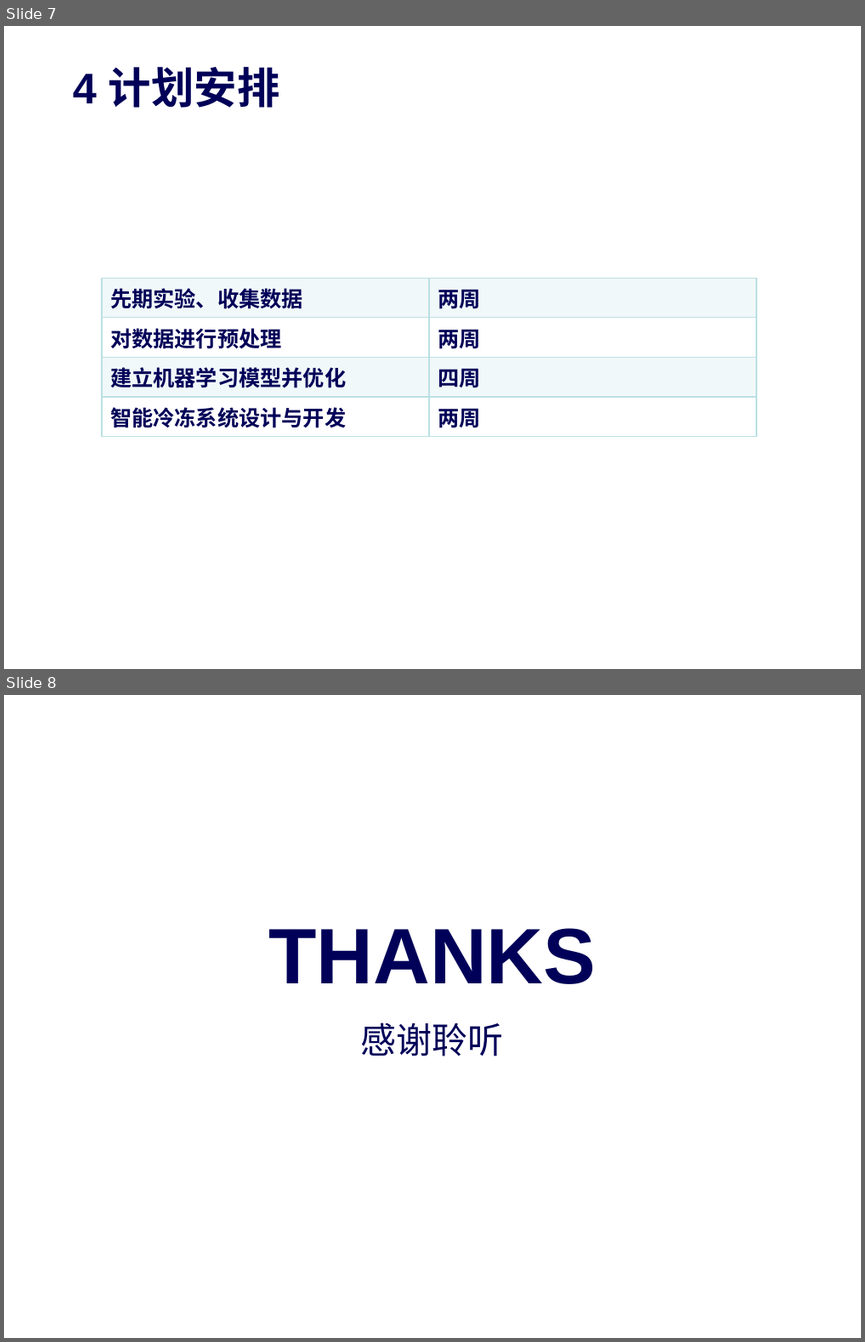
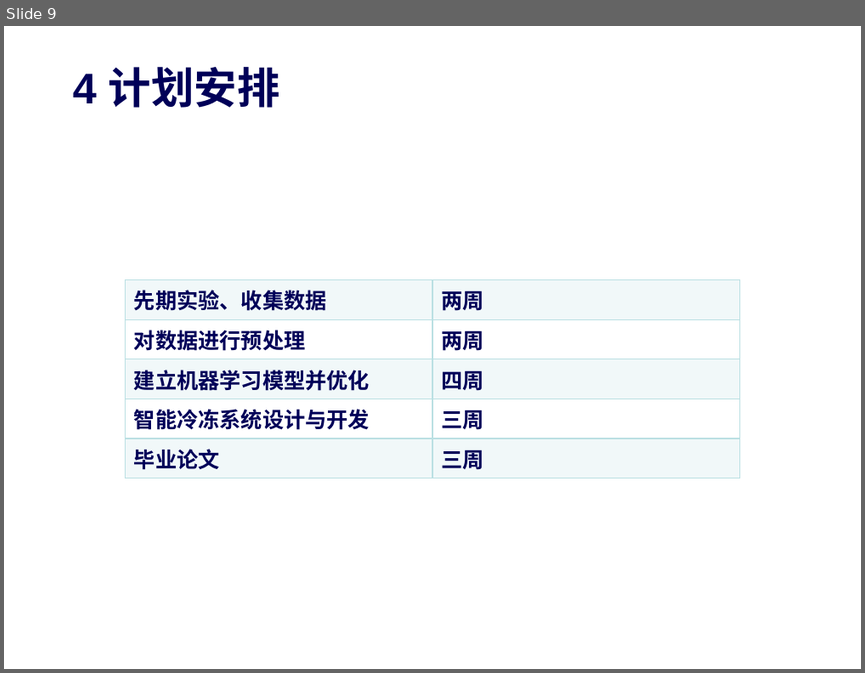
Before and after one commit to zhou-xingxing/graduate_work, a slide deck: 开题答辩-许茂泽.pptx. Shown one above the other, each under a label of ours: slides 7 and 8 before the commit, slide 9 after it. The pictures are 865x1342 and 865x673 pixels, drawn with LibreOffice and Linux fonts; fonts in the diff are those of the drawing; background and template pictures are left out. Boxes give left, top, right and bottom in pixels: in the first picture for what was removed or moved away, otherwise in the second. Text is boxed around its words. In the diff, an @@ line names an element or a change of style, - is before the commit and + after.

```diff
--- a/开题答辩-许茂泽.pptx
+++ b/开题答辩-许茂泽.pptx
@@ slide 8 removed at (4, 695, 861, 1338), background picture (left out) @@
@@ text removed at (268, 928, 596, 984) @@
-THANKS
@@ text removed at (361, 1022, 504, 1056) @@
-感谢聆听
@@ what was slide 7 is now slide 9 @@
@@ slide 9 changed as well @@
@@ table at (126, 279, 739, 473) @@
-row 4: 智能冷冻系统设计与开发 | 两周
+row 4: 智能冷冻系统设计与开发 | 三周
+row 5: 毕业论文 | 三周
@@ table: place and size @@
-table at (102, 278, 756, 431)
+table at (126, 279, 739, 473)
```
Also in this commit, not shown: 6 other slides changed, 3 slides added, 1 other file.
